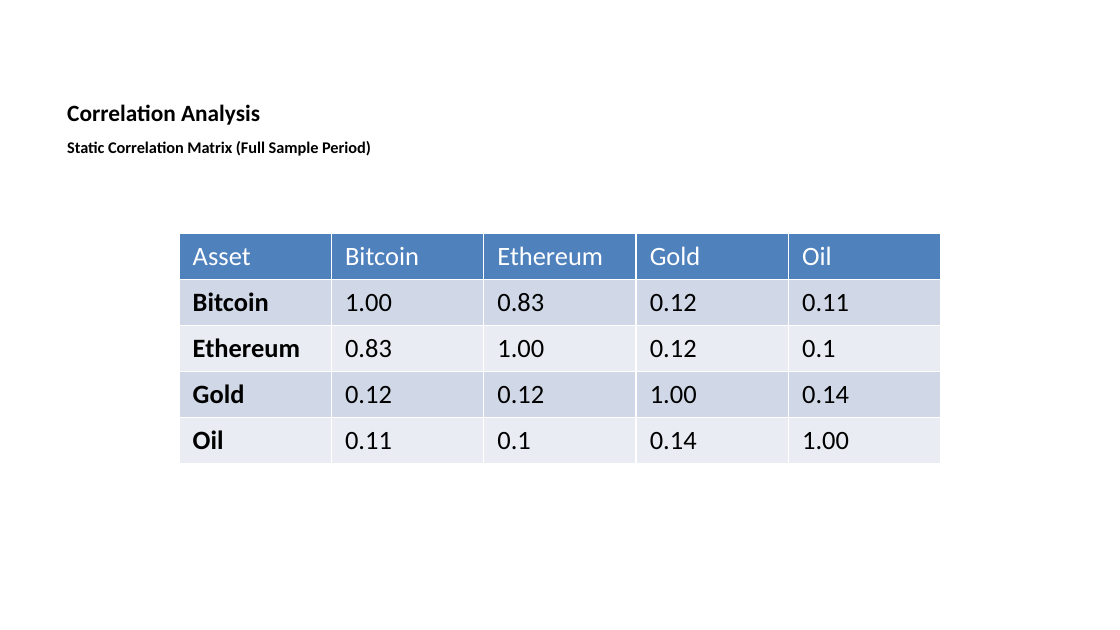
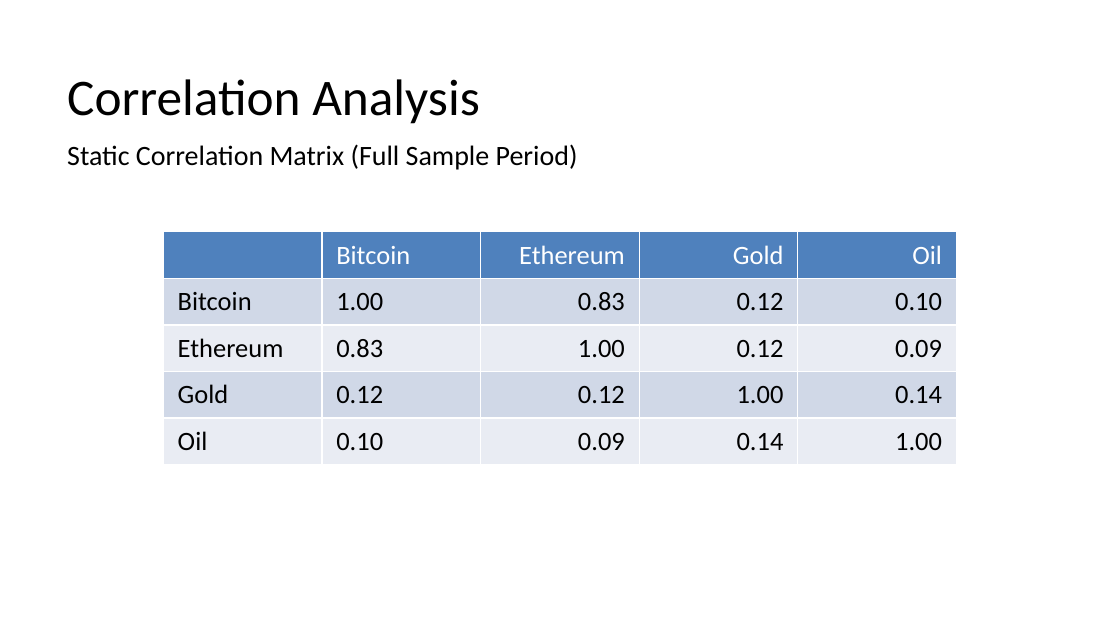
Before and after one commit to SakethKanchi/Cryptocurrency_Commodity_Correlation, a slide deck: slide 15 of presentation.pptx (slide 12 before the commit). Drawn at 1120x630 pixels with LibreOffice and Linux fonts; fonts in the diff are those of the drawing. Boxes give left, top, right and bottom in pixels: in the first picture for what was removed or moved away, otherwise in the second. Text is boxed around its words. In the diff, an @@ line names an element or a change of style, - is before the commit and + after.

```diff
--- a/presentation.pptx
+++ b/presentation.pptx
@@ title "Correlation Analysis" at <box>67,79,480,124</box>: size 15 to 33 pt, bold off @@
@@ text "Static Correlation Matrix (Full Sample ..." at <box>67,144,578,170</box>: size 10.5 to 18 pt, bold off @@
@@ table at <box>164,232,959,464</box> @@
-row 1, column 1: Asset
+row 1, column 1: 
-row 2, column 5: 0.11
+row 2, column 5: 0.10
-row 3, column 5: 0.1
+row 3, column 5: 0.09
-row 5, column 2: 0.11
+row 5, column 2: 0.10
-row 5, column 3: 0.1
+row 5, column 3: 0.09
@@ bold off in "Bitcoin", "Ethereum", "Gold", "Oil" @@
@@ alignment left to right @@
@@ table: place and size @@
-table at <box>179,234,941,461</box>
+table at <box>164,232,959,464</box>
```
Also in this commit, not shown: 25 other slides changed, 13 slides added, 20 other files.
